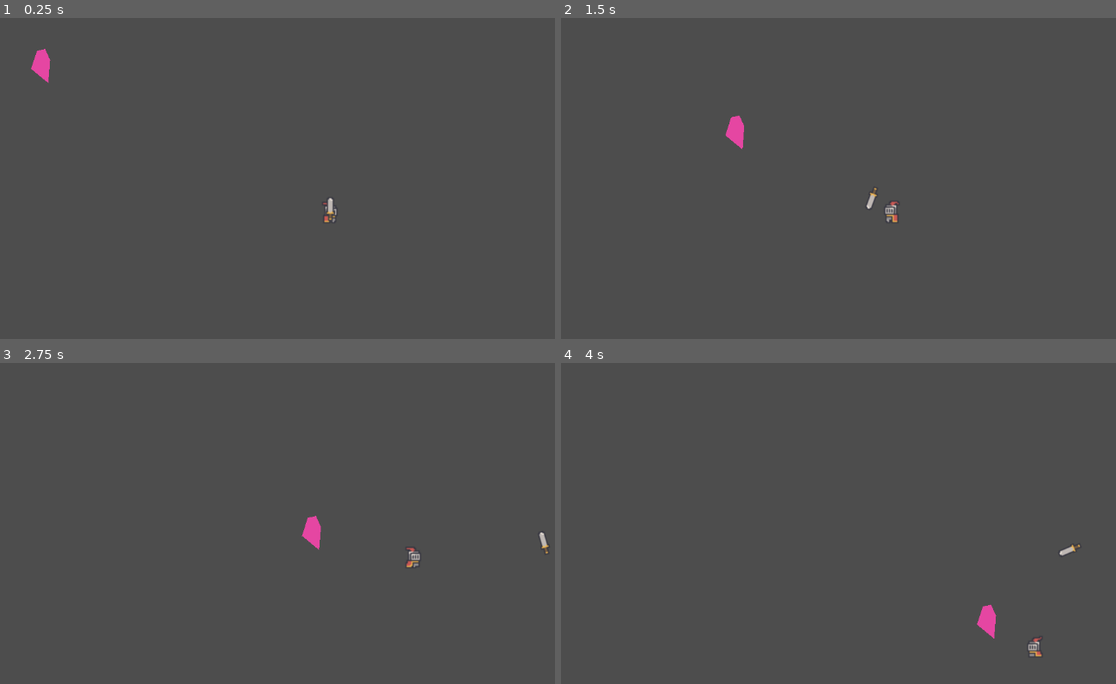
Above: before the commit, frames 1-4 (two rows, left to right).
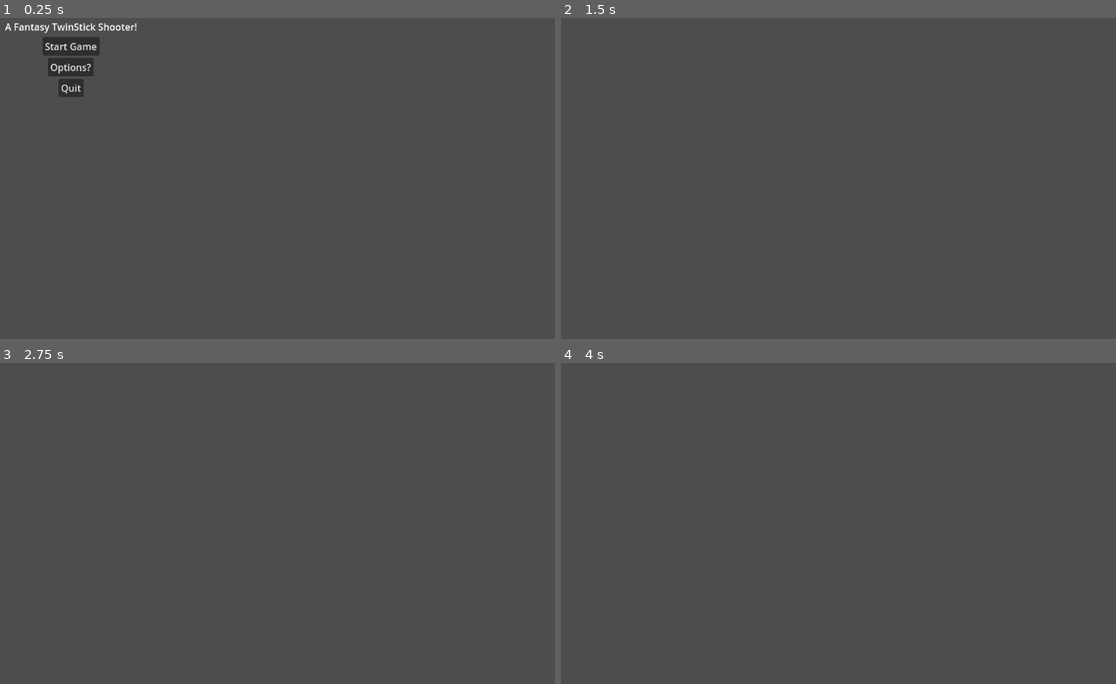
Above: after the commit, the same moments.

Repository: Shadowyish/fantasytss
Game: Godot game, scene res://Assets/Scenes/MainMenu.tscn
Two runs of this game, one before a commit and one after it. Both use one fixed random seed, a clock stepped at 60 frames per second and the inputs below. Before the commit the project starts from res://Assets/Scenes/OvalForest.tscn.
Inputs (mouse positions are in pixels of both pictures, inside the frame that each line leads up to):
- Up to frame 1 (0.25 s): no input
- Up to frame 2 (1.5 s): click (633, 66) at 0.5 s, where only the run after the commit has a clickable "Options?"; click (633, 46) at 1.25 s, where only the run after the commit has a clickable "Start Game"
- Up to frame 3 (2.75 s): move the mouse to (482, 533) at 2.02 s; hold D (right) from 2.03 s (still down); click (482, 533) at 2.1 s
- Up to frame 4 (4 s): move the mouse to (755, 571) at 2.77 s; release D (right) at 2.78 s; hold S (down) 2.78-3.53 s; click (755, 571) at 2.85 s; move the mouse to (960, 468) at 3.52 s; hold D (right) from 3.53 s (still down); click (960, 468) at 3.6 s

The runs differ from the first frame. In frame 1, 1.8% of the frame differs, in the area x 0-61%, y 1-64%; in frame 2, 0.4%; in frame 3, 0.4%; in frame 4, 0.4%.
Error before the commit: Invalid access to property or key 'position' on a base object of type 'Nil'. (res://Assets/Scripts/GameManager.gd:18)
Error after the commit: Cannot call method 'add_child' on a null value. (res://Assets/Scripts/GameManager.gd:29)

Commit message:
pushing to pc

Diff:
--- /dev/null
+++ b/tss_godot/Assets/Prefabs/Zombie.tscn
@@ -0,0 +1,26 @@
+[gd_scene load_steps=3 format=3 uid="uid://bh6ptbss27fej"]
+
+[ext_resource type="Script" path="res://Assets/Scripts/EnemyController.gd" id="1_no1gd"]
+
+[sub_resource type="CapsuleShape2D" id="CapsuleShape2D_cddcy"]
+radius = 23.0
+height = 50.0
+
+[node name="Zombie" type="Node2D"]
+
+[node name="CharacterBody2D" type="CharacterBody2D" parent="."]
+script = ExtResource("1_no1gd")
+speed = 50.0
+damage = 20
+hp = 50
+score = 100
+
+[node name="CollisionShape2D" type="CollisionShape2D" parent="CharacterBody2D"]
+shape = SubResource("CapsuleShape2D_cddcy")
+
+[node name="Polygon2D" type="Polygon2D" parent="CharacterBody2D"]
+modulate = Color(0.945098, 0.517647, 0.764706, 1)
+position = Vector2(-57, -13)
+scale = Vector2(0.189108, 0.120466)
+color = Color(0.950353, 0.53465, 0.832664, 1)
+polygon = PackedVector2Array(396, 57, 376, 305, 182, 153, 248, -39, 339.934, -60.0076)
--- /dev/null
+++ b/tss_godot/Assets/Scenes/MainMenu.tscn
@@ -0,0 +1,46 @@
+[gd_scene load_steps=2 format=3 uid="uid://bhte7x4mc24ly"]
+
+[ext_resource type="Script" path="res://Assets/Scripts/MainMenuController.gd" id="1_1di2j"]
+
+[node name="MainMenu" type="Node2D"]
+
+[node name="Control" type="Control" parent="."]
+layout_mode = 3
+anchors_preset = 15
+anchor_right = 1.0
+anchor_bottom = 1.0
+grow_horizontal = 2
+grow_vertical = 2
+size_flags_horizontal = 3
+size_flags_vertical = 3
+script = ExtResource("1_1di2j")
+
+[node name="Label" type="Label" parent="Control"]
+layout_mode = 0
+offset_left = 30.0
+offset_top = 6.0
+offset_right = 252.0
+offset_bottom = 32.0
+text = "A Fantasy TwinStick Shooter!"
+
+[node name="VBoxContainer" type="VBoxContainer" parent="Control"]
+layout_mode = 0
+offset_left = 30.0
+offset_top = 35.0
+offset_right = 252.0
+offset_bottom = 136.0
+
+[node name="StartButton" type="Button" parent="Control/VBoxContainer"]
+layout_mode = 2
+size_flags_horizontal = 4
+text = "Start Game"
+
+[node name="OptionsButton" type="Button" parent="Control/VBoxContainer"]
+layout_mode = 2
+size_flags_horizontal = 4
+text = "Options?"
+
+[node name="QuitButton" type="Button" parent="Control/VBoxContainer"]
+layout_mode = 2
+size_flags_horizontal = 4
+text = "Quit"
--- a/tss_godot/Assets/Scenes/OvalForest.tscn
+++ b/tss_godot/Assets/Scenes/OvalForest.tscn
@@ -1,14 +1,3 @@
-[gd_scene load_steps=4 format=3 uid="uid://bb1kxgg032nd2"]
-
-[ext_resource type="PackedScene" uid="uid://cvhrins73s16d" path="res://Assets/Prefabs/Warrior.tscn" id="1_wqikv"]
-[ext_resource type="PackedScene" uid="uid://bt34eqo4q7r6n" path="res://Assets/Prefabs/Skeleton.tscn" id="2_jbux8"]
-[ext_resource type="PackedScene" uid="uid://34la4pt3nyo3" path="res://Assets/Prefabs/MainCamera.tscn" id="3_b37l1"]
+[gd_scene format=3 uid="uid://bb1kxgg032nd2"]
 
 [node name="OvalForest" type="Node2D"]
-
-[node name="Warrior" parent="." instance=ExtResource("1_wqikv")]
-
-[node name="Skeleton" parent="." instance=ExtResource("2_jbux8")]
-position = Vector2(-264, -132)
-
-[node name="Camera2D" parent="." instance=ExtResource("3_b37l1")]
--- a/tss_godot/Assets/Scripts/GameManager.gd
+++ b/tss_godot/Assets/Scripts/GameManager.gd
@@ -3,9 +3,9 @@
 enum ControlType { MOUSE_KEYBOARD, GAMEPAD }
 enum GameMode {Game, Menu, Pause}
 var input_type = ControlType.MOUSE_KEYBOARD  # Default to keyboard & mouse
-var game_mode = GameMode.Game
-var player: CharacterBody2D #Spawn into scene instead of natively in scene
-var camera: Camera2D
+var game_mode = GameMode.Menu
+var player: Node2D #Spawn into scene instead of natively in scene
+var camera: Camera2D #Spawn into scene instead of natively in scene
 var follow_speed: float = 5.0
 var game_score: int = 0
 var enemy_count: int = 0
@@ -20,13 +20,15 @@
 			spawn_enemies()
 
 func launch_game(map: String):
-	var game_scene = load("res://Assets/Scenes/"+ map).instantiate()
+	get_tree().change_scene_to_file("res://Assets/Scenes/"+ map)
 	# TODO: Add Logic for player Classes
+	await get_tree().process_frame
+
 	player = load("res://Assets/Prefabs/Warrior.tscn").instantiate()
 	camera = load("res://Assets/Prefabs/MainCamera.tscn").instantiate()
-	game_scene.add_child(player)
-	game_scene.add_child(camera)
-	get_tree().change_scene_to_packed(game_scene)
+	get_tree().current_scene.add_child(player)
+	get_tree().current_scene.add_child(camera)
+	game_mode = GameMode.Game
 
 func spawn_enemies():
 	var edge = randi() % 4
--- /dev/null
+++ b/tss_godot/Assets/Scripts/MainMenuController.gd
@@ -0,0 +1,18 @@
+extends Control
+
+func _ready():
+	# Connect button signals
+	$VBoxContainer/StartButton.pressed.connect(_on_start_game_pressed)
+	$VBoxContainer/OptionsButton.pressed.connect(_on_options_pressed)
+	$VBoxContainer/QuitButton.pressed.connect(_on_quit_pressed)
+
+func _on_start_game_pressed():
+	# Pass loading logic to the Game Manager
+	GameManager.launch_game("OvalForest.tscn")
+
+func _on_options_pressed():
+	#TODO:Implement Options?
+	print("Options Menu - To Be Implemented")
+
+func _on_quit_pressed():
+	get_tree().quit()  # Closes the game
--- a/tss_godot/Assets/Scripts/PlayerController.gd
+++ b/tss_godot/Assets/Scripts/PlayerController.gd
@@ -5,7 +5,6 @@
 @export var attack_speed: int
 @export var mana: int
 @export var cur_weapon: Node
-
 
 var cur_health: int = health
 var aim_direction = Vector2.RIGHT
@@ -66,7 +65,7 @@
 
 	play_cur_animation()
 
-func _process(delta):
+func _process(_delta):
 	if is_dead:
 		return
 	if Input.is_action_just_pressed("attack") and not is_attacking:
--- a/tss_godot/Assets/Scripts/Sword.gd
+++ b/tss_godot/Assets/Scripts/Sword.gd
@@ -1,34 +1,40 @@
 extends Weapon
 
 @export var damage: int = 10
+@export var swing_angle = 0.0  # Angle offset for the swing
+@export var swing_speed = 20.0  # Speed of the swing
+@export var swing_radius = 30  # Distance from player
+@export var swing_timer = 0.0
+@export var swing_duration = 0.5  # Total duration of the swing
+
+var swinging = false
+
+func attack():
+	if swinging:
+		return  # Prevent multiple swings
+	swinging = true
+	swing_timer = 0.0
+
+func _process(delta):
+	if swinging:
+		swing_timer += delta
+		var progress = swing_timer / swing_duration
+		if progress >= 1.0:
+			swinging = false
+			position = Vector2.ZERO  # Reset sword position
+			emit_signal("attack_finished")
+			return
+		# Swing from -45° to +45°
+		swing_angle = lerp(-PI / 4, PI / 4, progress)
+		#Actually Swing
+		position = Vector2(swing_radius, 0).rotated(swing_angle)
+		# Rotate sword to match movement
+		rotation = swing_angle
+
 
 func _ready():
 	$Area2D.body_entered.connect(_on_body_entered)
 
-func attack():
-	var start_position = position
-	var arc_end_position = start_position + Vector2(100, 0).rotated(rotation)  # End position of the arc
-	var arc_mid_position = start_position + Vector2(50, 50).rotated(rotation)  # Midway point of the arc
-
-	# Animate the sword to swing in an arc, using tweening.
-	var tween = create_tween()
-	# 1st phase: moving towards the midway point
-	tween.set_trans(Tween.TRANS_QUAD)
-	tween.tween_property(self, "position", arc_mid_position, 0.25)
-
-	# 2nd phase: moving towards the end of the arc
-	tween.tween_property(self, "position", arc_end_position, 0.5)
-
-	# 3rd phase: returning the sword to the original position
-	tween.tween_property(self, "position", start_position, 0.25)
-
-	#Rotate the sword slightly simletaneously while swinging
-	tween.set_parallel()
-	tween.tween_property(self, "rotation", rotation + 0.5, 0.5)
-	tween.tween_property(self, "rotation", rotation - 0.5, 0.5)
-	await(tween.finished)
-	emit_signal("attack_finished")
-
 func _on_body_entered(body):
 	if not body.is_in_group("Player"):
 		body.take_damage(damage)
--- a/tss_godot/project.godot
+++ b/tss_godot/project.godot
@@ -11,7 +11,7 @@
 [application]
 
 config/name="Fantasytss"
-run/main_scene="res://Assets/Scenes/OvalForest.tscn"
+run/main_scene="res://Assets/Scenes/MainMenu.tscn"
 config/features=PackedStringArray("4.1", "GL Compatibility")
 config/icon="res://icon.svg"
 
